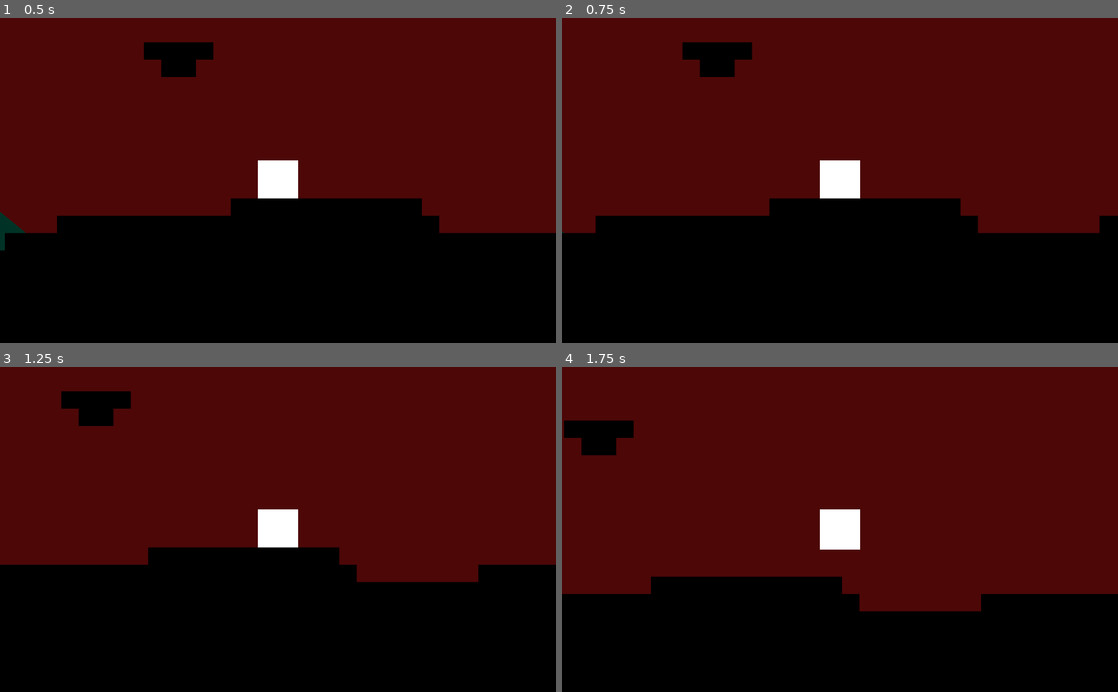
Above: before the commit, frames 1-4 (two rows, left to right).
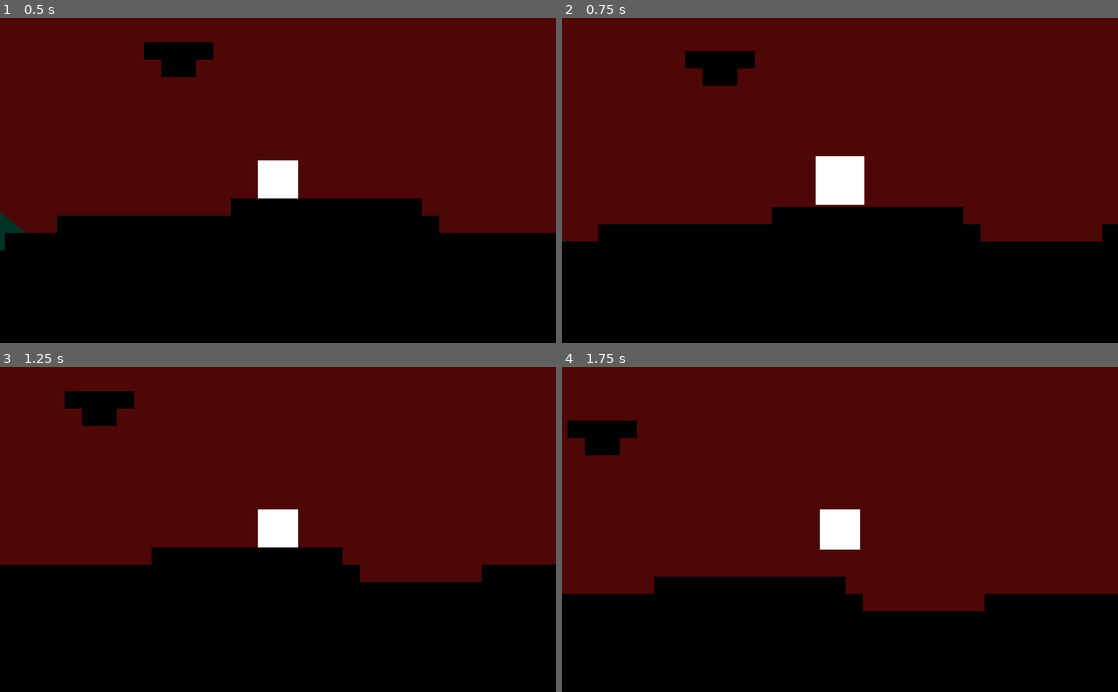
Above: after the commit, the same moments.

Repository: LucasFazzi/MMDG
Game: Godot game, scene res://Scenes/Levels/Level_1.tscn
Same seed, same stepped clock (60 frames per second), same inputs: the game is played once before the commit and once after it. Before the commit the project has no main scene; this scene is started directly in both runs.
Inputs:
- Up to frame 1 (0.5 s): no input
- Up to frame 2 (0.75 s): tap Enter (attack, bound only after the commit) at 0.5, 0.6 s; hold D (move_right) from 0.53 s (still down)
- Up to frame 3 (1.25 s): keep holding D (move_right); tap Space (jump) at 0.77 s
- Up to frame 4 (1.75 s): keep holding D (move_right); tap Enter (attack, bound only after the commit) at 1.35 s; tap Space (jump) at 1.52 s

Frame 1 is identical in both runs. In frame 2, 3.7% of the frame differs, in the area x 0-100%, y 7-69%; in frame 3, 0.3%; in frame 4, 0.3%.

Commit message:
Add files via upload

Diff:
--- a/MMDG/project.godot
+++ b/MMDG/project.godot
@@ -16,6 +16,7 @@
 [application]
 
 config/name="Movement Test"
+run/main_scene="res://Scenes/Levels/Level_1.tscn"
 config/icon="res://icon.png"
 
 [input]
@@ -75,19 +76,57 @@
 move_right={
 "deadzone": 0.5,
 "events": [ Object(InputEventKey,"resource_local_to_scene":false,"resource_name":"","device":0,"alt":false,"shift":false,"control":false,"meta":false,"command":false,"pressed":false,"scancode":68,"unicode":0,"echo":false,"script":null)
+, Object(InputEventJoypadButton,"resource_local_to_scene":false,"resource_name":"","device":0,"button_index":15,"pressure":0.0,"pressed":false,"script":null)
  ]
 }
 move_left={
 "deadzone": 0.5,
 "events": [ Object(InputEventKey,"resource_local_to_scene":false,"resource_name":"","device":0,"alt":false,"shift":false,"control":false,"meta":false,"command":false,"pressed":false,"scancode":65,"unicode":0,"echo":false,"script":null)
+, Object(InputEventJoypadButton,"resource_local_to_scene":false,"resource_name":"","device":0,"button_index":14,"pressure":0.0,"pressed":false,"script":null)
  ]
 }
 jump={
 "deadzone": 0.5,
 "events": [ Object(InputEventKey,"resource_local_to_scene":false,"resource_name":"","device":0,"alt":false,"shift":false,"control":false,"meta":false,"command":false,"pressed":false,"scancode":32,"unicode":0,"echo":false,"script":null)
+, Object(InputEventJoypadButton,"resource_local_to_scene":false,"resource_name":"","device":0,"button_index":0,"pressure":0.0,"pressed":false,"script":null)
+ ]
+}
+move_up={
+"deadzone": 0.5,
+"events": [ Object(InputEventKey,"resource_local_to_scene":false,"resource_name":"","device":0,"alt":false,"shift":false,"control":false,"meta":false,"command":false,"pressed":false,"scancode":87,"unicode":0,"echo":false,"script":null)
+, Object(InputEventJoypadButton,"resource_local_to_scene":false,"resource_name":"","device":0,"button_index":12,"pressure":0.0,"pressed":false,"script":null)
+ ]
+}
+attack={
+"deadzone": 0.5,
+"events": [ Object(InputEventKey,"resource_local_to_scene":false,"resource_name":"","device":0,"alt":false,"shift":false,"control":false,"meta":false,"command":false,"pressed":false,"scancode":16777221,"unicode":0,"echo":false,"script":null)
+, Object(InputEventJoypadButton,"resource_local_to_scene":false,"resource_name":"","device":0,"button_index":2,"pressure":0.0,"pressed":false,"script":null)
+ ]
+}
+move_down={
+"deadzone": 0.5,
+"events": [ Object(InputEventKey,"resource_local_to_scene":false,"resource_name":"","device":0,"alt":false,"shift":false,"control":false,"meta":false,"command":false,"pressed":false,"scancode":83,"unicode":0,"echo":false,"script":null)
+, Object(InputEventJoypadButton,"resource_local_to_scene":false,"resource_name":"","device":0,"button_index":13,"pressure":0.0,"pressed":false,"script":null)
+ ]
+}
+grab_up={
+"deadzone": 0.5,
+"events": [ Object(InputEventJoypadButton,"resource_local_to_scene":false,"resource_name":"","device":0,"button_index":5,"pressure":0.0,"pressed":false,"script":null)
+ ]
+}
+reload={
+"deadzone": 0.5,
+"events": [ Object(InputEventJoypadButton,"resource_local_to_scene":false,"resource_name":"","device":0,"button_index":4,"pressure":0.0,"pressed":false,"script":null)
  ]
 }
 
+[layer_names]
+
+2d_physics/layer_1="tilemaps(wall)"
+2d_physics/layer_2="enemies(and shots)"
+2d_physics/layer_3="player(and attack)"
+
 [rendering]
 
+quality/voxel_cone_tracing/high_quality=true
 environment/default_environment="res://default_env.tres"
Not shown, added: MMDG/export_presets.cfg
